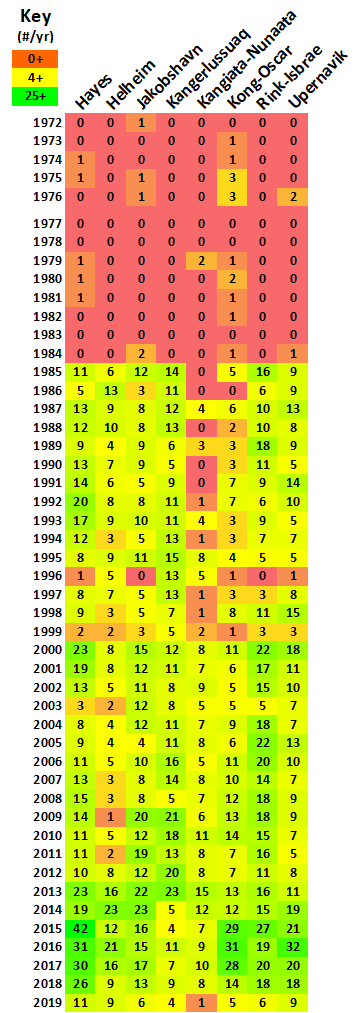
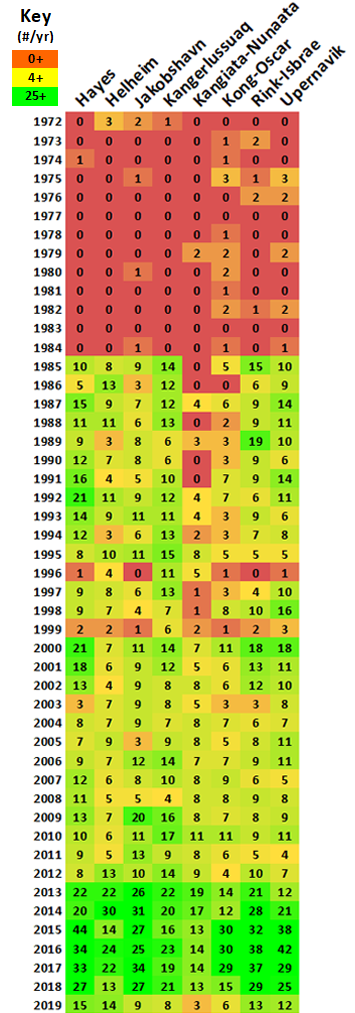
Layers edited between the first and the second w=355, h=1013 image:
added layer "Layer 3" above "Layer 1" over 33, 1, 348, 1013
